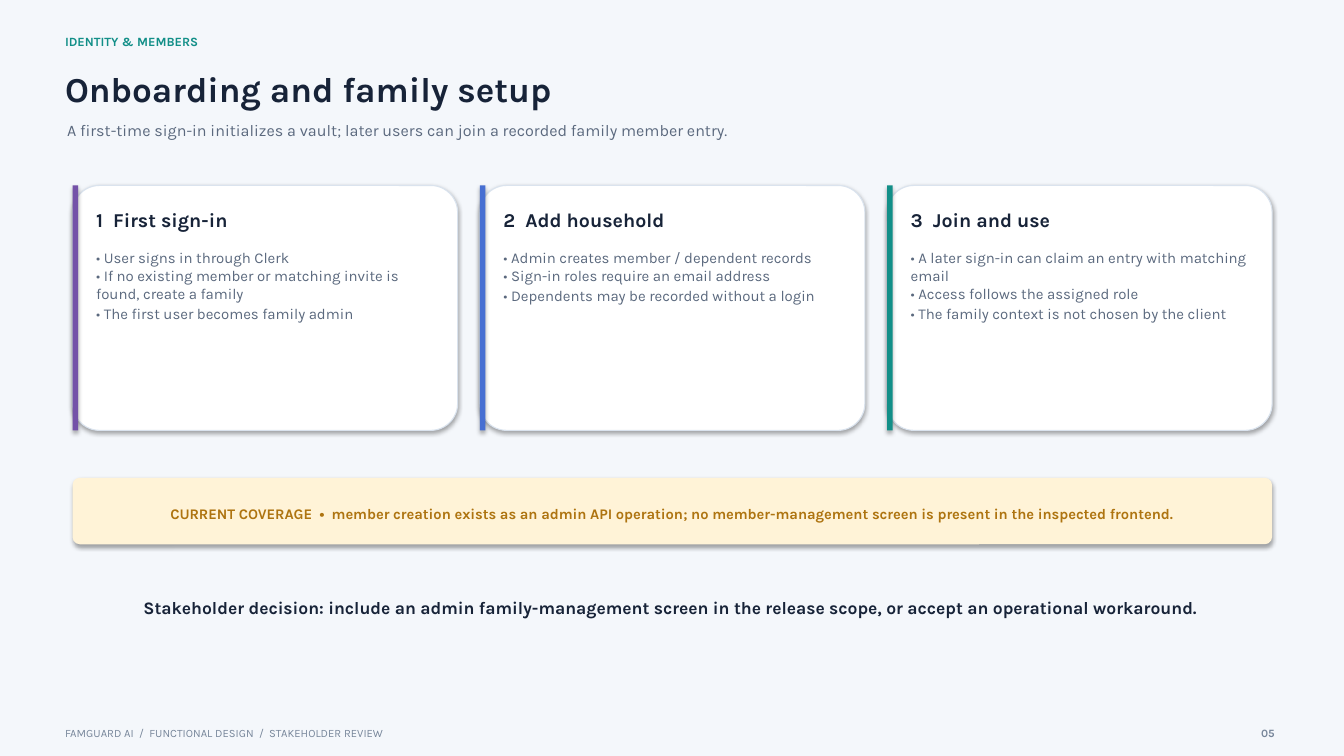
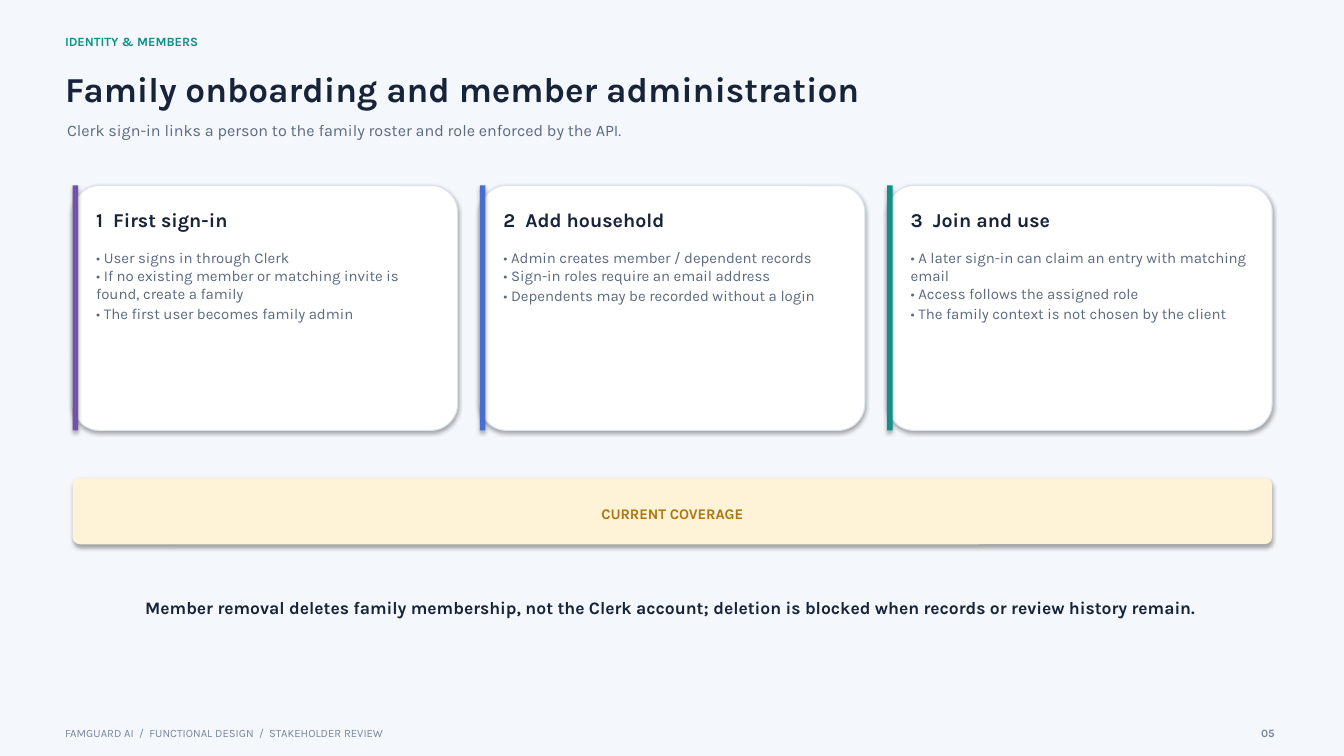
Before and after one commit to rajendranduraiswamy76-dev/FamGuard, a slide deck: slide 5 of docs/FamGuard-Functional-Design-Stakeholder.pptx. Drawn at 1344x756 pixels with LibreOffice and Linux fonts; fonts in the diff are those of the drawing. Boxes give left, top, right and bottom in pixels: in the first picture for what was removed or moved away, otherwise in the second. Text is boxed around its words. In the diff, an @@ line names an element or a change of style, - is before the commit and + after.

```diff
--- a/docs/FamGuard-Functional-Design-Stakeholder.pptx
+++ b/docs/FamGuard-Functional-Design-Stakeholder.pptx
@@ text at (65,77,859,111): text changed @@
-Onboarding and family setup
+Family onboarding and member administration
@@ text at (67,125,622,140): text changed @@
-A first-time sign-in initializes a vault; later users can join a recorded family member entry.
+Clerk sign-in links a person to the family roster and role enforced by the API.
@@ text at (601,509,743,519): text changed @@
-CURRENT COVERAGE • member creation exists as an admin API operation; no member-management screen is present in the inspected frontend.
+CURRENT COVERAGE
@@ text at (145,601,1195,619): text changed @@
-Stakeholder decision: include an admin family-management screen in the release scope, or accept an operational workaround.
+Member removal deletes family membership, not the Clerk account; deletion is blocked when records or review history remain.
```
Also in this commit, not shown: 16 other slides changed, 1 other file.
